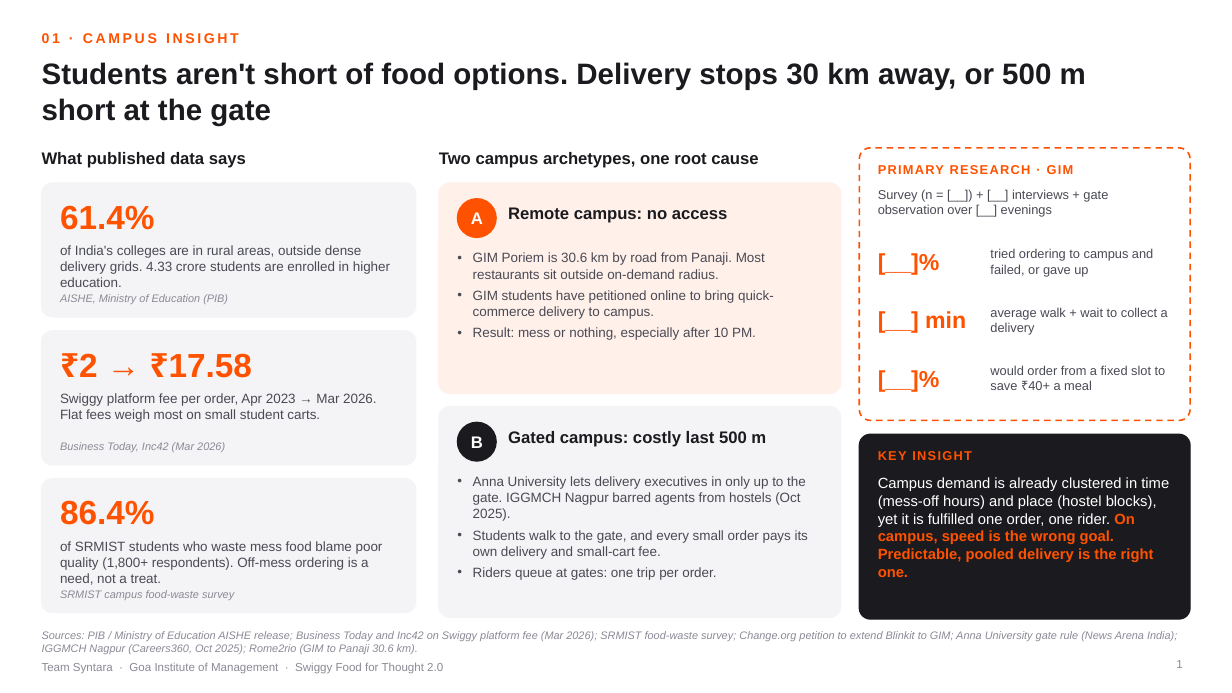
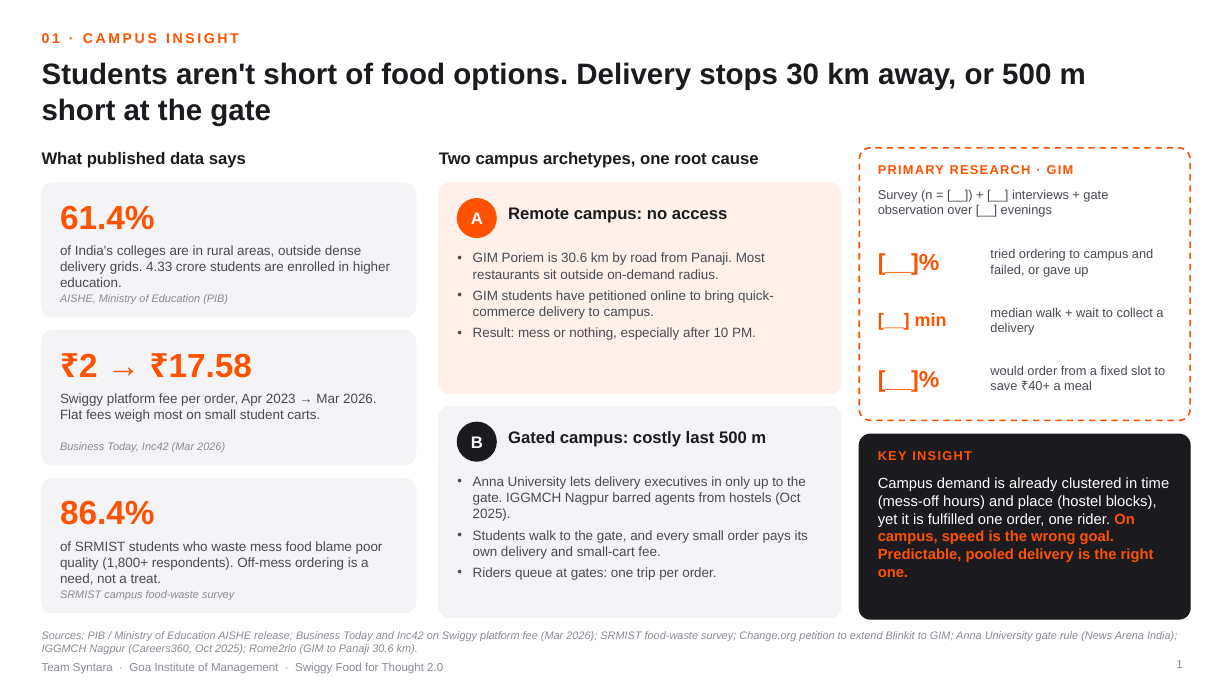
Before and after one commit to SamarthKamat/Swiggy, a slide deck: slide 1 of deck/CampusRun_TeamSyntara_GIM.pptx. Drawn at 1232x693 pixels with LibreOffice and Linux fonts; fonts in the diff are those of the drawing; background and template pictures are left out. Boxes give left, top, right and bottom in pixels: in the first picture for what was removed or moved away, otherwise in the second. Text is boxed around its words. In the diff, an @@ line names an element or a change of style, - is before the commit and + after.

```diff
--- a/deck/CampusRun_TeamSyntara_GIM.pptx
+++ b/deck/CampusRun_TeamSyntara_GIM.pptx
@@ text "[__] min" at bbox=[915, 313, 947, 326]: size 18 to 14 pt @@
@@ text at bbox=[990, 307, 1163, 335]: text changed @@
-average walk + wait to collect a delivery
+median walk + wait to collect a delivery
```
Also in this commit, not shown: 1 other slide changed, 23 other files.
